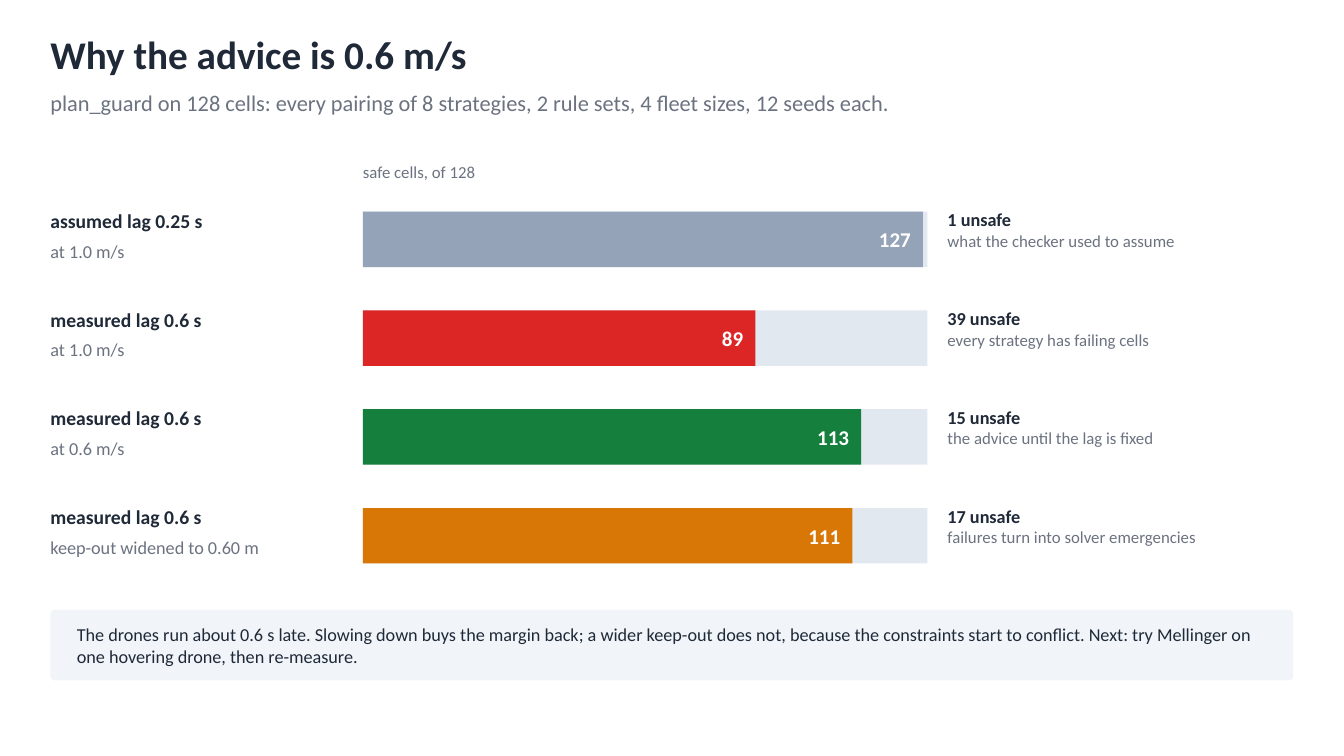
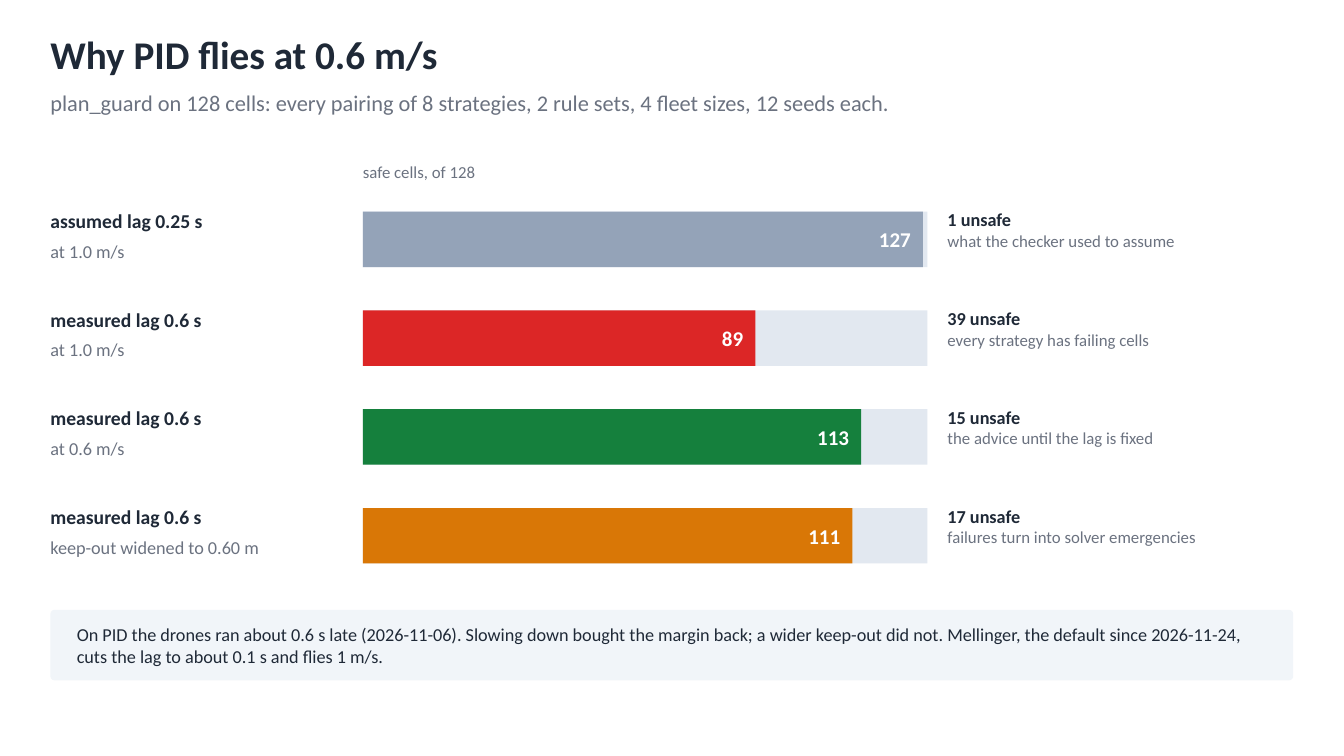
Before and after one commit to AI-DA-STC/CrazySwarm2-with-Mocap_Strike-and-Guard, a slide deck: slide 40 of docs/diagrams/strike-and-guard-diagrams.pptx. Drawn at 1344x756 pixels with LibreOffice and Linux fonts; fonts in the diff are those of the drawing. Boxes give left, top, right and bottom in pixels: in the first picture for what was removed or moved away, otherwise in the second. Text is boxed around its words. In the diff, an @@ line names an element or a change of style, - is before the commit and + after.

```diff
--- a/docs/diagrams/strike-and-guard-diagrams.pptx
+++ b/docs/diagrams/strike-and-guard-diagrams.pptx
@@ text at bbox=[50, 41, 437, 75]: text changed @@
-Why the advice is 0.6 m/s
+Why PID flies at 0.6 m/s
@@ text in rounded rectangle at bbox=[77, 628, 1240, 666]: text changed @@
-The drones run about 0.6 s late. Slowing down buys the margin back; a wider keep-out does not, because the constraints start to conflict. Next: try Mellinger on one hovering drone, then re-measure.
+On PID the drones ran about 0.6 s late (2026-11-06). Slowing down bought the margin back; a wider keep-out did not. Mellinger, the default since 2026-11-24, cuts the lag to about 0.1 s and flies 1 m/s.
```
Also in this commit, not shown: 3 other slides changed, 8 slides added, 51 other files.
